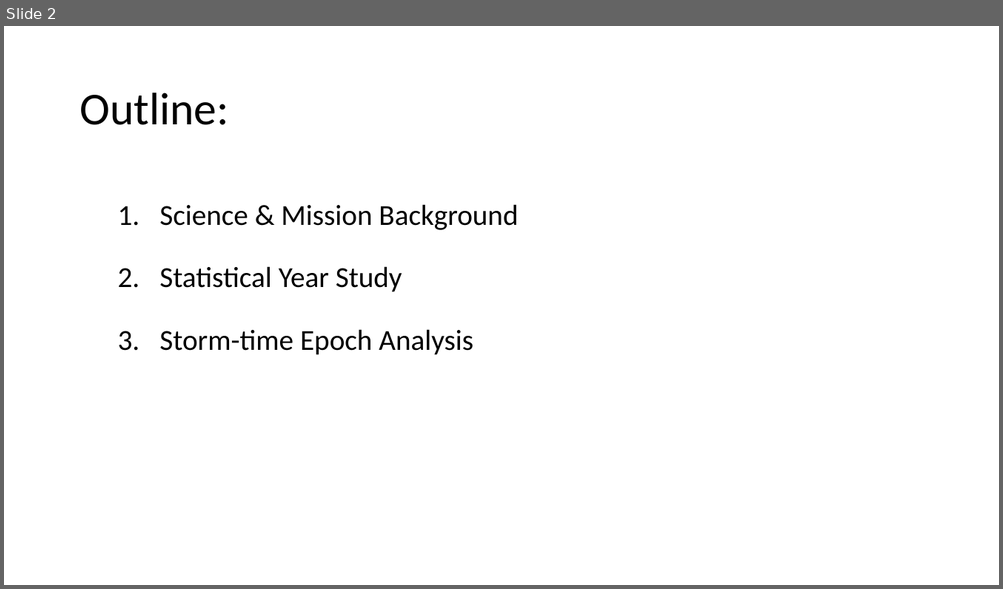
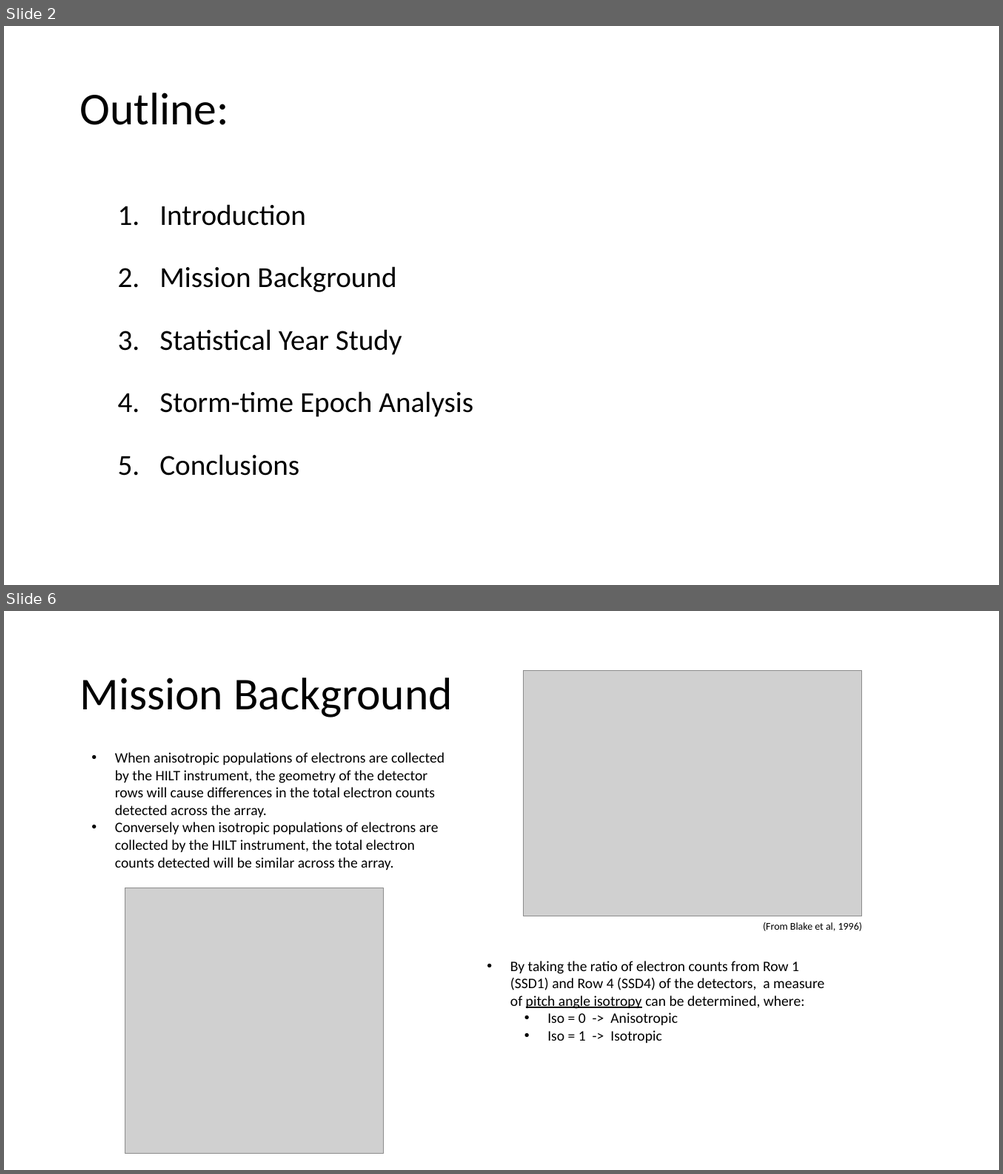
Before and after one commit to conradmr98/lasp-microburst-research, a slide deck: sampexlib/Concept Summaries/AGU Research Presentation (15min).pptx. Shown one above the other, each under a label of ours: slide 2 before the commit, slides 2 and 6 after it; the slides between them are not shown. The pictures are 1003x589 and 1003x1174 pixels, drawn with LibreOffice and Linux fonts; fonts in the diff are those of the drawing; grey boxes stand for pictures. Boxes give left, top, right and bottom in pixels: in the first picture for what was removed or moved away, otherwise in the second. Text is boxed around its words. In the diff, an @@ line names an element or a change of style, - is before the commit and + after.

```diff
--- a/sampexlib/Concept Summaries/AGU Research Presentation (15min).pptx
+++ b/sampexlib/Concept Summaries/AGU Research Presentation (15min).pptx
@@ slide 6 added at (4,611,999,1170), background #FFFFFF @@
@@ picture added at (523,670,861,916) @@
@@ title added at (79,678,452,718), 44 pt, text #000000 @@
+Mission Background
@@ text added at (115,752,444,870), 14 pt, text #000000 @@
+• When anisotropic populations of electrons are collected by the HILT instrument, the geometry of the detector rows will cause differences in the total electron counts detected across the array.
+• Conversely when isotropic populations of electrons are collected by the HILT instrument, the total electron counts detected will be similar across the array.
@@ picture added at (125,889,384,1154) @@
@@ text added at (762,923,862,931), 10 pt, text #000000 @@
+(From Blake et al, 1996)
@@ text added at (510,961,824,1043), 14 pt, text #000000 @@
+• By taking the ratio of electron counts from Row 1 (SSD1) and Row 4 (SSD4) of the detectors, a measure of pitch angle isotropy can be determined, where:
+  • Iso = 0 -> Anisotropic
+  • Iso = 1 -> Isotropic
@@ slide 2 changed as well @@
@@ text at (159,204,396,292): text changed @@
-1. Science & Mission Background
+1. Introduction
+2. Mission Background
@@ text at (159,454,299,476): paragraph added @@
+5. Conclusions
```
Also in this commit, not shown: 4 other slides changed, 6 other slides added, 2 slides removed, 7 other files.
